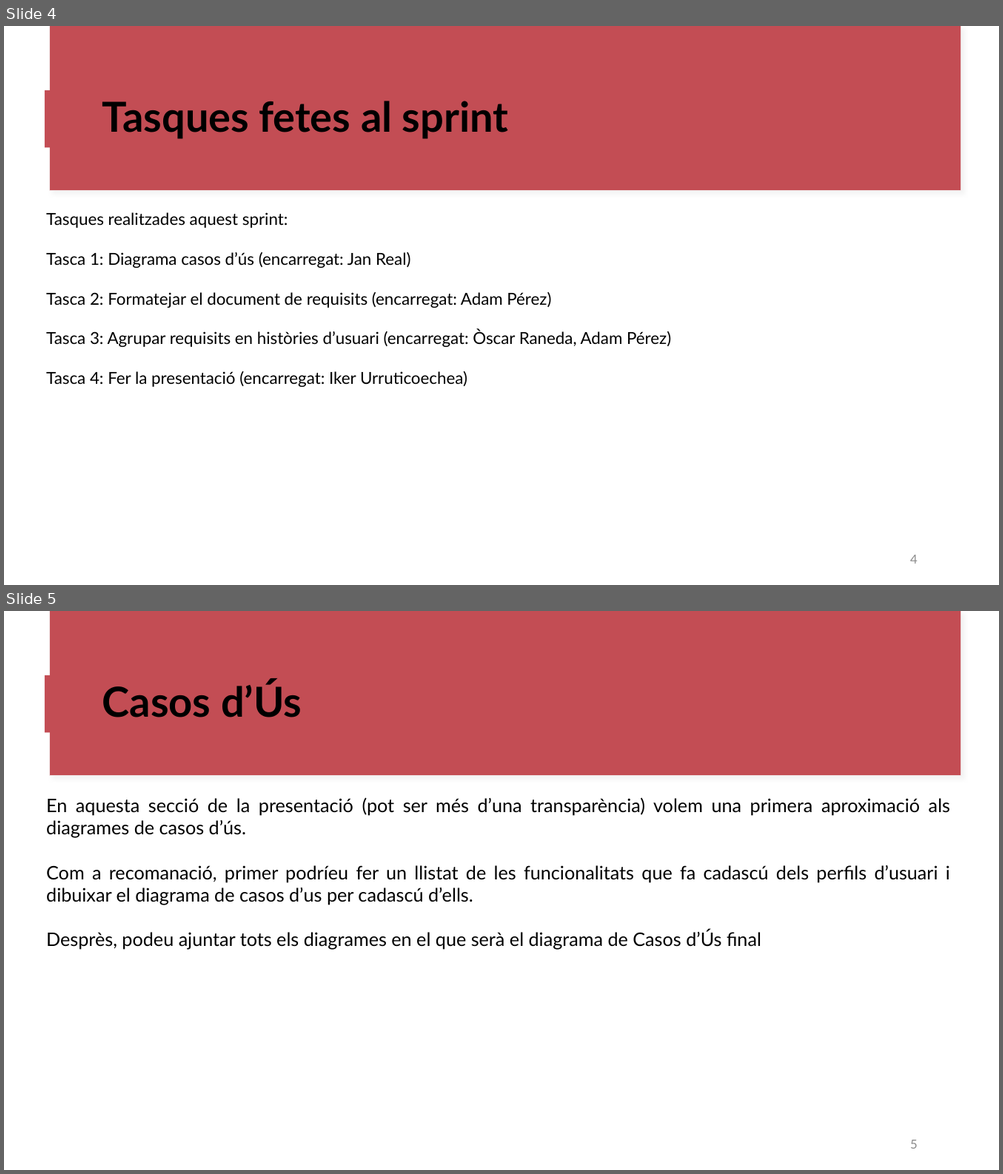
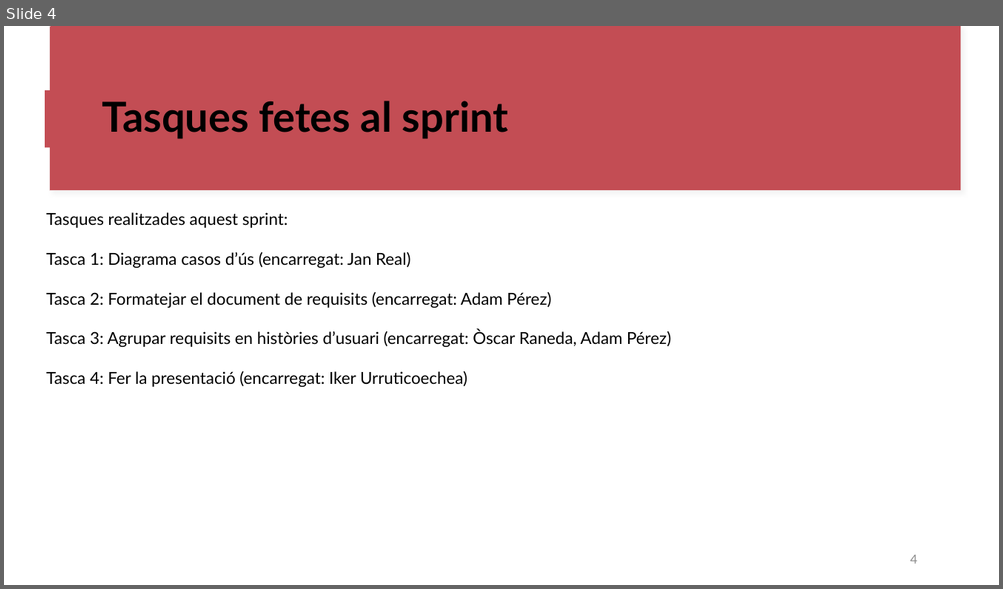
Before and after one commit to oscar-123458/ES26UAB-411-09, a slide deck: documents/Sprint_Review2.pptx. Shown one above the other, each under a label of ours: slides 4 and 5 before the commit, slide 4 after it. The pictures are 1003x1174 and 1003x589 pixels, drawn with LibreOffice and Linux fonts; fonts in the diff are those of the drawing. Boxes give left, top, right and bottom in pixels: in the first picture for what was removed or moved away, otherwise in the second. Text is boxed around its words. In the diff, an @@ line names an element or a change of style, - is before the commit and + after.

Commit message:
Presentació final

```diff
--- a/documents/Sprint_Review2.pptx
+++ b/documents/Sprint_Review2.pptx
@@ slide 5 removed at (4, 611, 999, 1170), background #FFFFFF; not listed: 3 template elements that a slide beside it also shows @@
@@ text removed at (102, 681, 301, 718) @@
-Casos d’Ús
@@ text removed at (46, 797, 950, 950) @@
-En aquesta secció de la presentació (pot ser més d’una transparència) volem una primera aproximació als diagrames de casos d’ús.
-Com a recomanació, primer podríeu fer un llistat de les funcionalitats que fa cadascú dels perfils d’usuari i dibuixar el diagrama de casos d’us per cadascú d’ells.
-Desprès, podeu ajuntar tots els diagrames en el que serà el diagrama de Casos d’Ús final
@@ page number removed at (910, 1140, 917, 1149) @@
-5
```
Also in this commit, not shown: 1 slide changed, 2 slides added.
